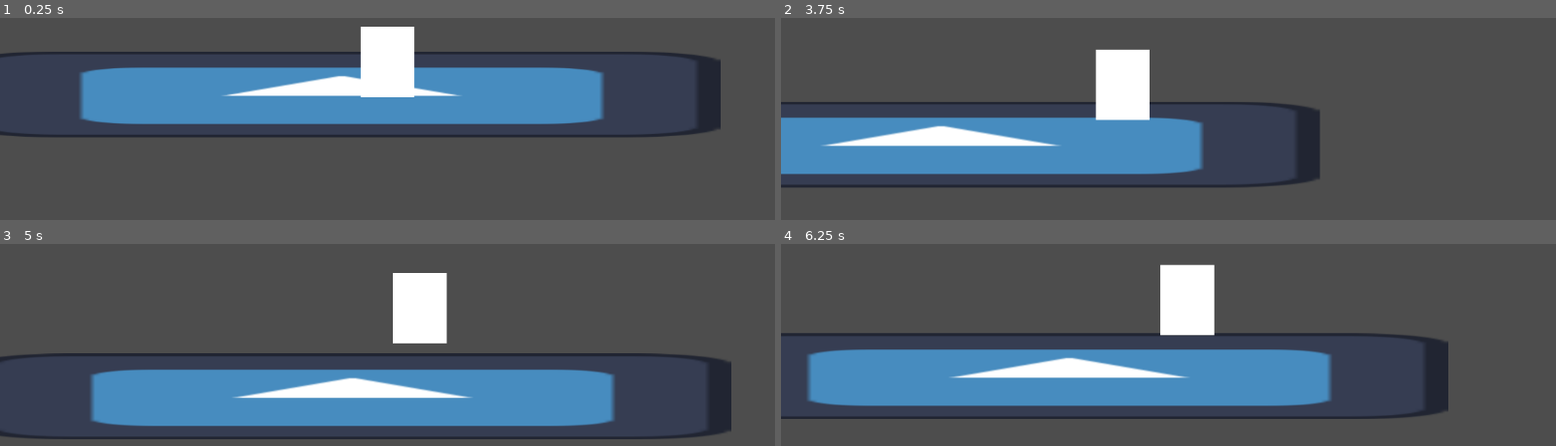
Above: before the commit, frames 1-4 (two rows, left to right).
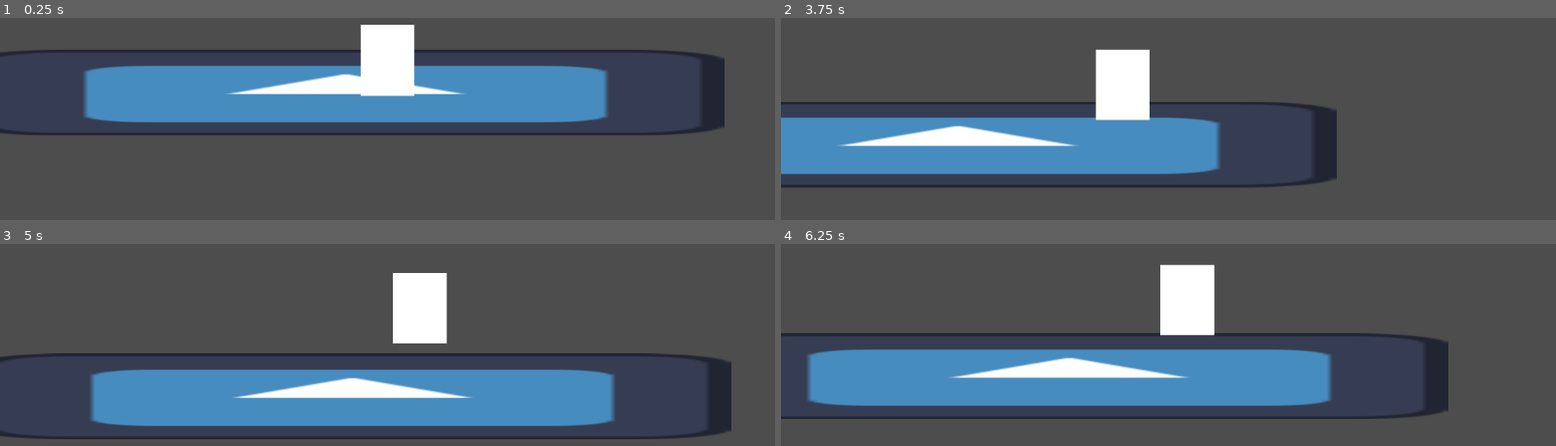
Above: after the commit, the same moments.

Repository: Jqmmy/Jam-game
Game: Godot game, scene res://Scenes/main.tscn
Two runs of this game, one before a commit and one after it. Both use one fixed random seed, a clock stepped at 60 frames per second and the inputs below. The project has no main scene, so this scene is started directly. The engine's default icon, where the game draws it, is replaced by a stand-in: a white triangle on a blue panel in a dark square.
Inputs (mouse positions are in pixels of both pictures, inside the frame that each line leads up to):
- Up to frame 1 (0.25 s): no input
- Up to frame 2 (3.75 s): tap Enter (ui_accept) at 0.5, 0.77, 1.52, 3.02 s; move the mouse to (1339, 40) at 0.52 s; hold D (right) 0.53-2.03 s; click (1339, 40) at 0.6 s; move the mouse to (1013, 82) at 1.27 s; click (1013, 82) at 1.35 s; move the mouse to (outside the picture) at 2.02 s; hold A (left) 2.03-2.78 s; click (outside the picture) at 2.1 s; move the mouse to (1129, 147) at 2.77 s; hold D (right) from 2.78 s (still down); click (1129, 147) at 2.85 s; move the mouse to (1401, 127) at 3.52 s; click (1401, 127) at 3.6 s
- Up to frame 3 (5 s): tap Enter (ui_accept) at 3.77, 4.52 s; move the mouse to (outside the picture) at 4.27 s; release D (right) at 4.28 s; hold A (left) from 4.28 s (still down); click (outside the picture) at 4.35 s
- Up to frame 4 (6.25 s): move the mouse to (1207, 286) at 5.02 s; release A (left) at 5.03 s; hold D (right) 5.03-5.78 s; click (1207, 286) at 5.1 s; move the mouse to (outside the picture) at 5.77 s; hold A (left) from 5.78 s (still down); click (outside the picture) at 5.85 s; tap Enter (ui_accept) at 6.02 s

The runs differ from the first frame. In frame 1, 5.6% of the frame differs, in the area x 0-94%, y 3-59%; in frame 2, 2.9%; in frame 3, less than 0.1%; in frame 4, less than 0.1%.

Commit message:
added code for weapons

Diff:
--- a/Prefabs/Player stuff/player.tscn
+++ b/Prefabs/Player stuff/player.tscn
@@ -25,7 +25,9 @@
 scale = Vector2(4.63634, 105.25)
 mesh = SubResource("QuadMesh_v8br1")
 
-[node name="weapon holder" type="Node2D" parent="."]
-position = Vector2(39, -53)
+[node name="hands" type="Node2D" parent="."]
+unique_name_in_owner = true
+position = Vector2(40, -55)
 
-[node name="Shotgun" parent="weapon holder" instance=ExtResource("2_sgdqr")]
+[node name="Shotgun" parent="hands" instance=ExtResource("2_sgdqr")]
+position = Vector2(-18, 2)
--- a/Prefabs/weapons/shotgun.tscn
+++ b/Prefabs/weapons/shotgun.tscn
@@ -6,18 +6,20 @@
 [sub_resource type="Resource" id="Resource_wnt4m"]
 script = ExtResource("2_wnt4m")
 name = "Shotgun"
+description = "Close range weapon that deals heavy damage. Deals less damage the more enemies you have in range."
 damage = 50
 metadata/_custom_type_script = "uid://c1uqexfyeqgq7"
 
 [sub_resource type="RectangleShape2D" id="RectangleShape2D_oxw24"]
-size = Vector2(300, 50)
+size = Vector2(300, 90)
 
 [node name="Shotgun" type="Node2D" groups=["enemy"]]
 script = ExtResource("1_oxw24")
 weapon_data = SubResource("Resource_wnt4m")
+weapon_flip_offset = 380.0
 
 [node name="Area2D" type="Area2D" parent="."]
 
 [node name="CollisionShape2D" type="CollisionShape2D" parent="Area2D"]
-position = Vector2(150, 0)
+position = Vector2(150, -5)
 shape = SubResource("RectangleShape2D_oxw24")
--- a/Scenes/main.tscn
+++ b/Scenes/main.tscn
@@ -22,7 +22,7 @@
 shape = SubResource("RectangleShape2D_bo1nx")
 
 [node name="Player" parent="." instance=ExtResource("1_jjgbg")]
-position = Vector2(469, 198)
+position = Vector2(463, 202)
 
 [node name="test enemy" parent="." instance=ExtResource("3_8gbba")]
 position = Vector2(764, 187)
@@ -30,5 +30,8 @@
 [node name="test enemy2" parent="." instance=ExtResource("3_8gbba")]
 position = Vector2(664, 151)
 
+[node name="test enemy4" parent="." instance=ExtResource("3_8gbba")]
+position = Vector2(250, 166)
+
 [node name="test enemy3" parent="." instance=ExtResource("3_8gbba")]
 position = Vector2(852, 182)
--- a/Scripts/Weapon.gd
+++ b/Scripts/Weapon.gd
@@ -2,11 +2,18 @@
 class_name Weapon
 
 @export var weapon_data:WeaponData
+@export var weapon_flip_offset:float
+
+
+var hand_resting_pos:Vector2
+enum directions {
+	LEFT,
+	RIGHT
+}
 
 # Called when the node enters the scene tree for the first time.
-func _ready() -> void:
-	pass # Replace with function body.
-
+func _enter_tree() -> void:
+	hand_resting_pos = get_parent().position
 
 # Called every frame. 'delta' is the elapsed time since the previous frame.
 func _process(delta: float) -> void:
@@ -16,3 +23,10 @@
 	for enemy in enemies:
 		if enemy.is_in_group("enemy"):
 			enemy.health -= weapon_data.damage
+
+func flip_weapon(direction:directions):
+	print(hand_resting_pos)
+	if direction == directions.LEFT:
+		position.x = -weapon_flip_offset
+	elif direction == directions.RIGHT:
+		position.x = 0
--- a/Scripts/WeaponData.gd
+++ b/Scripts/WeaponData.gd
@@ -2,6 +2,7 @@
 class_name WeaponData
 
 @export var name:String
+@export_multiline var description:String
 @export var damage:int = 10
 
 
--- a/Scripts/player.gd
+++ b/Scripts/player.gd
@@ -1,6 +1,7 @@
 extends CharacterBody2D
 
 @onready var camera: Camera2D = %camera
+@onready var hands: Node2D = %hands
 
 var health:int = 100
 
@@ -8,7 +9,16 @@
 var JUMP_VELOCITY = -400.0
 var camera_move_offset:float = 75
 var camera_move_offset_up:float = 90
+var resting_hands_pos:Vector2
 
+var current_weapon:Weapon
+var weapon_holster:Dictionary = {
+
+}
+
+func _ready() -> void:
+	resting_hands_pos = hands.position
+	current_weapon = hands.get_child(0)
 
 func _physics_process(delta: float) -> void:
 	var tween = get_tree().create_tween()
@@ -31,8 +41,10 @@
 
 		if direction > 0:
 			tween.tween_property(camera,"position:x", camera_move_offset, 0.5)
+			current_weapon.flip_weapon(current_weapon.directions.RIGHT)
 		else:
 			tween.tween_property(camera,"position:x", -camera_move_offset, 0.5)
+			current_weapon.flip_weapon(current_weapon.directions.LEFT)
 	else:
 		velocity.x = move_toward(velocity.x, 0, SPEED)
 
--- a/Scripts/shotgun.gd
+++ b/Scripts/shotgun.gd
@@ -4,8 +4,7 @@
 
 # Called when the node enters the scene tree for the first time.
 func _ready() -> void:
-	print(area_2d.get_overlapping_areas())
-
+	pass
 
 # Called every frame. 'delta' is the elapsed time since the previous frame.
 func _process(delta: float) -> void:
